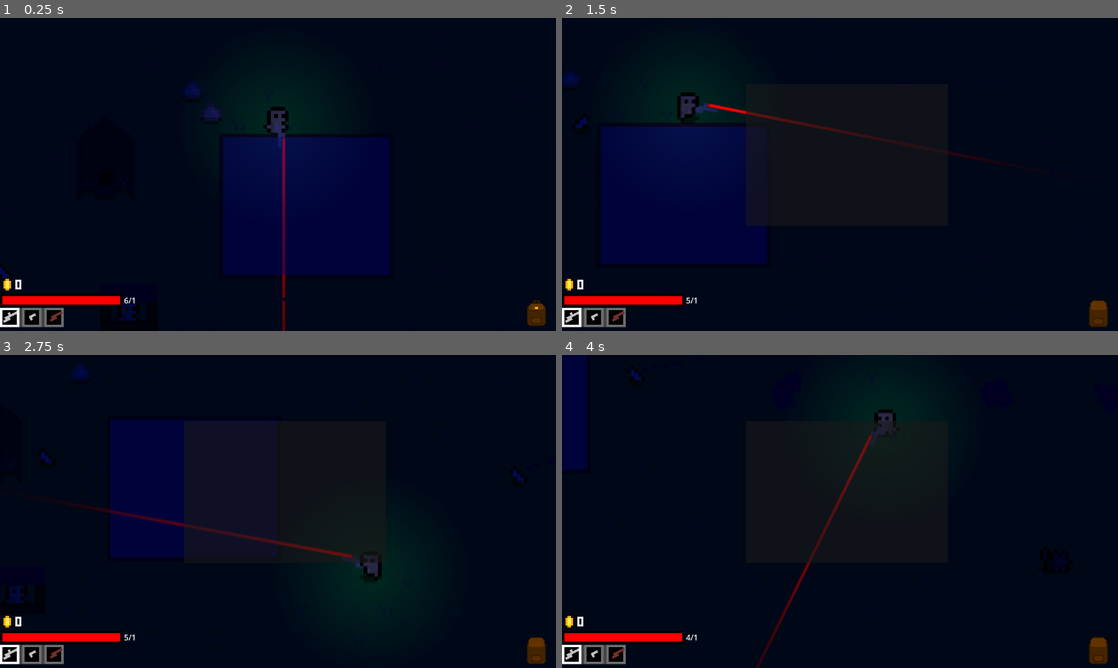
Above: before the commit, frames 1-4 (two rows, left to right).
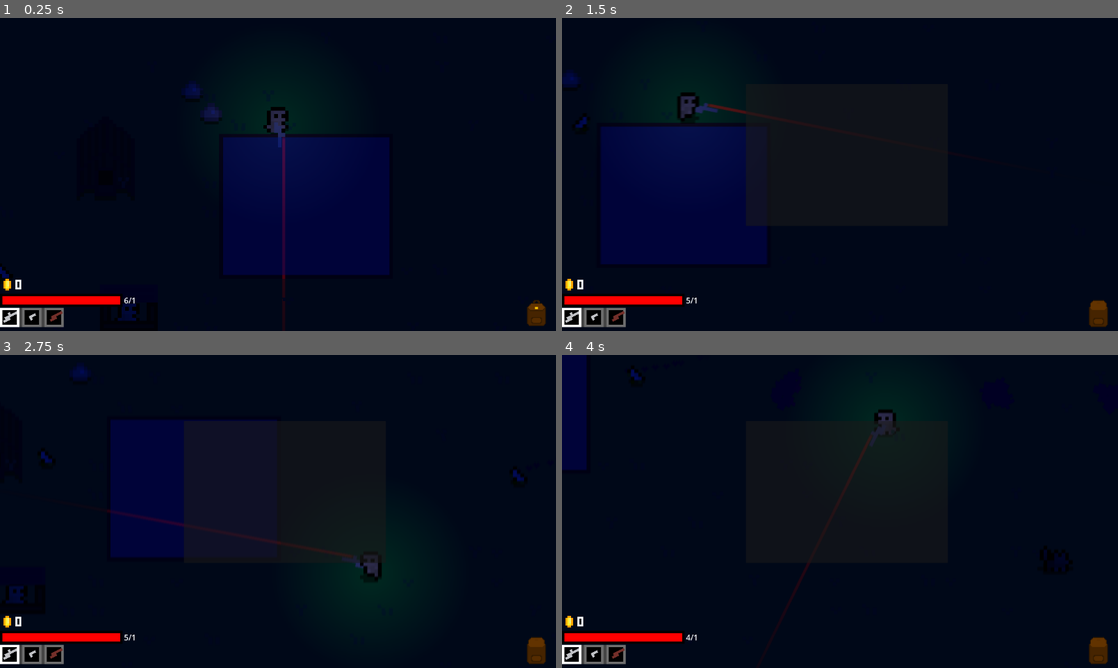
Above: after the commit, the same moments.

Repository: ArandomPsi/farmingsim
Game: Godot game, scene res://scenes/testmap.tscn
Two runs of this game, one before a commit and one after it. Both use one fixed random seed, a clock stepped at 60 frames per second and the inputs below. The project has no main scene, so this scene is started directly.
Inputs (mouse positions are in pixels of both pictures, inside the frame that each line leads up to):
- Up to frame 1 (0.25 s): no input
- Up to frame 2 (1.5 s): click "TAB" at 0.5 s; tap Enter at 1.25 s; move the mouse to (962, 158) at 1.27 s; hold D (right) from 1.28 s (still down); right-click (962, 158) at 1.35 s
- Up to frame 3 (2.75 s): move the mouse to (166, 527) at 2.02 s; release D (right) at 2.03 s; hold S (down) from 2.03 s (still down); tap Q (edit) at 2.1 s
- Up to frame 4 (4 s): move the mouse to (895, 442) at 2.77 s; release S (down) at 2.78 s; hold D (right) 2.78-3.53 s; tap E (interact) at 2.85 s; move the mouse to (812, 574) at 3.52 s; hold W (up) from 3.53 s (still down); click (812, 574) at 3.6 s

The runs differ from the first frame. In frame 1, 0.3% of the frame differs, in the area x 50-52%, y 38-100%; in frame 2, 0.3%; in frame 3, 0.3%; in frame 4, 0.4%, in the area x 34-56%, y 25-100%.

Commit message:
Wyvernheart ignition
-Wolf die :D
-added cool effect

Diff:
--- a/project.godot
+++ b/project.godot
@@ -25,6 +25,16 @@
 [editor_plugins]
 
 enabled=PackedStringArray("res://addons/godot_super-wakatime/plugin.cfg")
+
+[file_customization]
+
+folder_colors={
+"res://addons/": "gray",
+"res://assets/": "red",
+"res://scenes/": "green",
+"res://script/": "blue",
+"res://shaders/": "purple"
+}
 
 [input]
 
--- /dev/null
+++ b/scenes/monsters/dedwolf.tscn
@@ -0,0 +1,99 @@
+[gd_scene load_steps=13 format=3 uid="uid://b2jm6mg6fvt4o"]
+
+[ext_resource type="Script" uid="uid://bdiu02xknapjf" path="res://script/dedwolf.gd" id="1_yauhw"]
+[ext_resource type="Texture2D" uid="uid://w3t8wodysr06" path="res://assets/creatures/Minifantasy_Creatures_v3.3_Free_Version/Minifantasy_Creatures_Assets/Beasts/Wolf/WolfDie.png" id="2_qt2ue"]
+
+[sub_resource type="AtlasTexture" id="AtlasTexture_2s2jq"]
+atlas = ExtResource("2_qt2ue")
+region = Rect2(0, 0, 32, 32)
+
+[sub_resource type="AtlasTexture" id="AtlasTexture_4ebqx"]
+atlas = ExtResource("2_qt2ue")
+region = Rect2(32, 0, 32, 32)
+
+[sub_resource type="AtlasTexture" id="AtlasTexture_1kplc"]
+atlas = ExtResource("2_qt2ue")
+region = Rect2(64, 0, 32, 32)
+
+[sub_resource type="AtlasTexture" id="AtlasTexture_ltss8"]
+atlas = ExtResource("2_qt2ue")
+region = Rect2(96, 0, 32, 32)
+
+[sub_resource type="AtlasTexture" id="AtlasTexture_pcjqr"]
+atlas = ExtResource("2_qt2ue")
+region = Rect2(128, 0, 32, 32)
+
+[sub_resource type="AtlasTexture" id="AtlasTexture_il7sh"]
+atlas = ExtResource("2_qt2ue")
+region = Rect2(160, 0, 32, 32)
+
+[sub_resource type="AtlasTexture" id="AtlasTexture_f661l"]
+atlas = ExtResource("2_qt2ue")
+region = Rect2(192, 0, 32, 32)
+
+[sub_resource type="AtlasTexture" id="AtlasTexture_0ni5j"]
+atlas = ExtResource("2_qt2ue")
+region = Rect2(224, 0, 32, 32)
+
+[sub_resource type="AtlasTexture" id="AtlasTexture_56w5f"]
+atlas = ExtResource("2_qt2ue")
+region = Rect2(256, 0, 32, 32)
+
+[sub_resource type="SpriteFrames" id="SpriteFrames_fs4b3"]
+animations = [{
+"frames": [{
+"duration": 1.0,
+"texture": SubResource("AtlasTexture_2s2jq")
+}, {
+"duration": 1.0,
+"texture": SubResource("AtlasTexture_4ebqx")
+}, {
+"duration": 1.0,
+"texture": SubResource("AtlasTexture_1kplc")
+}, {
+"duration": 8.0,
+"texture": SubResource("AtlasTexture_ltss8")
+}, {
+"duration": 1.0,
+"texture": SubResource("AtlasTexture_pcjqr")
+}, {
+"duration": 1.0,
+"texture": SubResource("AtlasTexture_il7sh")
+}, {
+"duration": 1.0,
+"texture": SubResource("AtlasTexture_f661l")
+}, {
+"duration": 1.0,
+"texture": SubResource("AtlasTexture_0ni5j")
+}, {
+"duration": 1.0,
+"texture": SubResource("AtlasTexture_56w5f")
+}],
+"loop": false,
+"name": &"new_animation",
+"speed": 10.0
+}]
+
+[node name="dedwolf" type="Node2D"]
+script = ExtResource("1_yauhw")
+
+[node name="AnimatedSprite2D" type="AnimatedSprite2D" parent="."]
+texture_filter = 1
+scale = Vector2(5, 5)
+sprite_frames = SubResource("SpriteFrames_fs4b3")
+animation = &"new_animation"
+autoplay = "new_animation"
+frame = 8
+frame_progress = 1.0
+
+[node name="sprite2" type="AnimatedSprite2D" parent="AnimatedSprite2D"]
+modulate = Color(0, 0, 0, 0.568627)
+show_behind_parent = true
+texture_filter = 1
+position = Vector2(0, 2)
+scale = Vector2(1, 0.625)
+sprite_frames = SubResource("SpriteFrames_fs4b3")
+animation = &"new_animation"
+autoplay = "new_animation"
+frame = 8
+frame_progress = 1.0
--- a/scenes/player/bullet.tscn
+++ b/scenes/player/bullet.tscn
@@ -31,6 +31,13 @@
 [node name="CollisionShape2D" type="CollisionShape2D" parent="Area2D"]
 shape = SubResource("CircleShape2D_2as5g")
 
+[node name="Area2D2" type="Area2D" parent="."]
+collision_layer = 0
+collision_mask = 256
+
+[node name="CollisionShape2D" type="CollisionShape2D" parent="Area2D2"]
+shape = SubResource("CircleShape2D_2as5g")
+
 [node name="PointLight2D" type="PointLight2D" parent="."]
 position = Vector2(-9.77778, 0)
 scale = Vector2(1.30556, 1)
@@ -39,3 +46,4 @@
 texture = SubResource("GradientTexture2D_2as5g")
 
 [connection signal="body_entered" from="Area2D" to="." method="_on_area_2d_body_entered"]
+[connection signal="body_entered" from="Area2D2" to="." method="_on_area_2d_2_body_entered"]
--- a/scenes/player/player.tscn
+++ b/scenes/player/player.tscn
@@ -264,7 +264,7 @@
 
 [node name="scope" type="Sprite2D" parent="pivot/guns"]
 visible = false
-modulate = Color(1, 0, 0, 1)
+modulate = Color(1, 0, 0, 0.317647)
 position = Vector2(-33.6, -1.6)
 scale = Vector2(1.91875, 0.0125)
 texture = SubResource("GradientTexture2D_fcs02")
--- /dev/null
+++ b/scenes/vfx/hiteffects.tscn
@@ -0,0 +1,16 @@
+[gd_scene load_steps=3 format=3 uid="uid://bg44kwff0scwa"]
+
+[ext_resource type="Texture2D" uid="uid://bssaxcnb3tahh" path="res://assets/playerstuff/iaislash.svg" id="1_jmh55"]
+[ext_resource type="Script" uid="uid://djvrvwfgmsisy" path="res://script/vfx/hiteffects.gd" id="2_dhvb0"]
+
+[node name="hiteffects" type="Sprite2D"]
+modulate = Color(1, 0.3, 0.3, 1)
+scale = Vector2(1.16505, 1)
+texture = ExtResource("1_jmh55")
+script = ExtResource("2_dhvb0")
+
+[node name="PointLight2D" type="PointLight2D" parent="."]
+color = Color(1, 0, 0, 1)
+energy = 0.5
+texture = ExtResource("1_jmh55")
+texture_scale = 1.1
--- a/script/bullet.gd
+++ b/script/bullet.gd
@@ -13,4 +13,18 @@
 func _on_area_2d_body_entered(body: Node2D) -> void:
 	for i in range(damage):
 		body.die()
+	createhiteffect()
 	queue_free()
+
+
+func _on_area_2d_2_body_entered(body: Node2D) -> void:
+	body.damage(damage)
+	createhiteffect()
+	queue_free()
+
+func createhiteffect():
+	var b = preload("res://scenes/vfx/hiteffects.tscn").instantiate()
+	get_tree().current_scene.add_child(b)
+	b.position = position
+	b.rotation = rotation
+	b.scale.x  *= damage
--- /dev/null
+++ b/script/dedwolf.gd
@@ -0,0 +1,5 @@
+extends Node2D
+
+func _ready() -> void:
+	await $AnimatedSprite2D.animation_finished
+	queue_free()
--- /dev/null
+++ b/script/vfx/hiteffects.gd
@@ -0,0 +1,8 @@
+extends Sprite2D
+
+func _ready() -> void:
+	var tween = create_tween()
+	tween.tween_property(self,"self_modulate",Color(1,1,1,0),0.2)
+	tween.parallel().tween_property($PointLight2D,"energy", 0.0,0.2)
+	await tween.finished
+	queue_free()
--- a/script/wolf.gd
+++ b/script/wolf.gd
@@ -7,6 +7,10 @@
 var statetime : int = 0
 
 var randomturning : float = 0
+
+var hp : int = 6
+
+
 
 func _process(delta: float) -> void:
 
@@ -118,3 +122,19 @@
 func _on_chickenkiller_body_entered(body: Node2D) -> void:
 	body.die()
 	velocity *= -1.5
+	if hp < 12:
+		hp += 1 #can gain up to 12 hp
+
+func damage(amount):
+	hp -= amount
+
+	if hp < 1:
+		var b = preload("res://scenes/monsters/dedwolf.tscn").instantiate()
+		get_parent().add_child(b)
+		b.position = position
+		scale.x = $flip.scale.x
+		queue_free()
+	else:
+		var b = load("res://scenes/vfx/bloodspray.tscn").instantiate()
+		b.position = global_position
+		get_parent().add_child(b)
Not shown: 1 places in scenes/monsters/wolf.tscn that only renumber resources
Not shown: 1 places in scenes/testmap.tscn that only renumber resources
Not shown, added: script/dedwolf.gd.uid
Not shown, added: script/vfx/hiteffects.gd.uid
